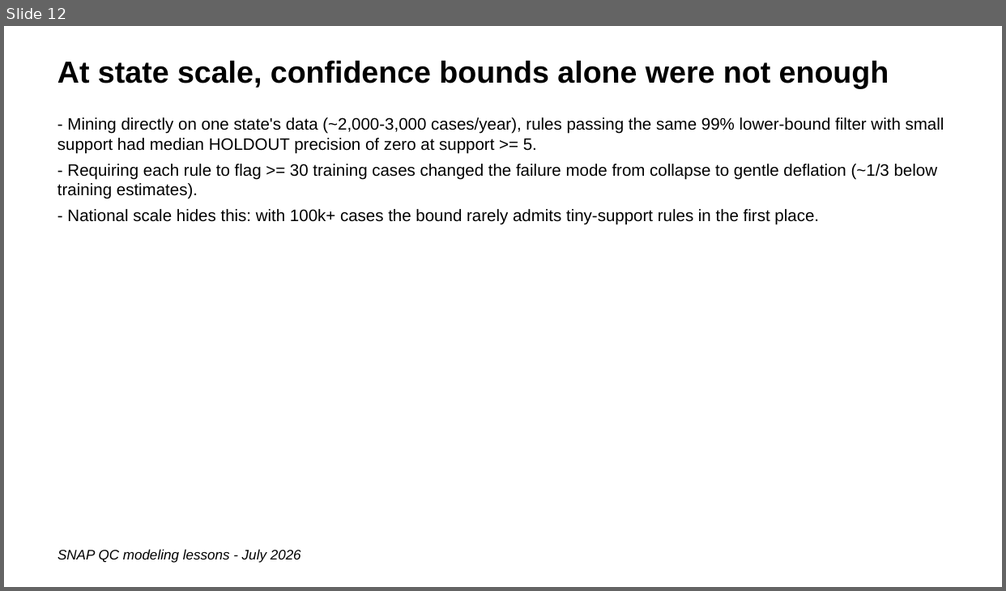
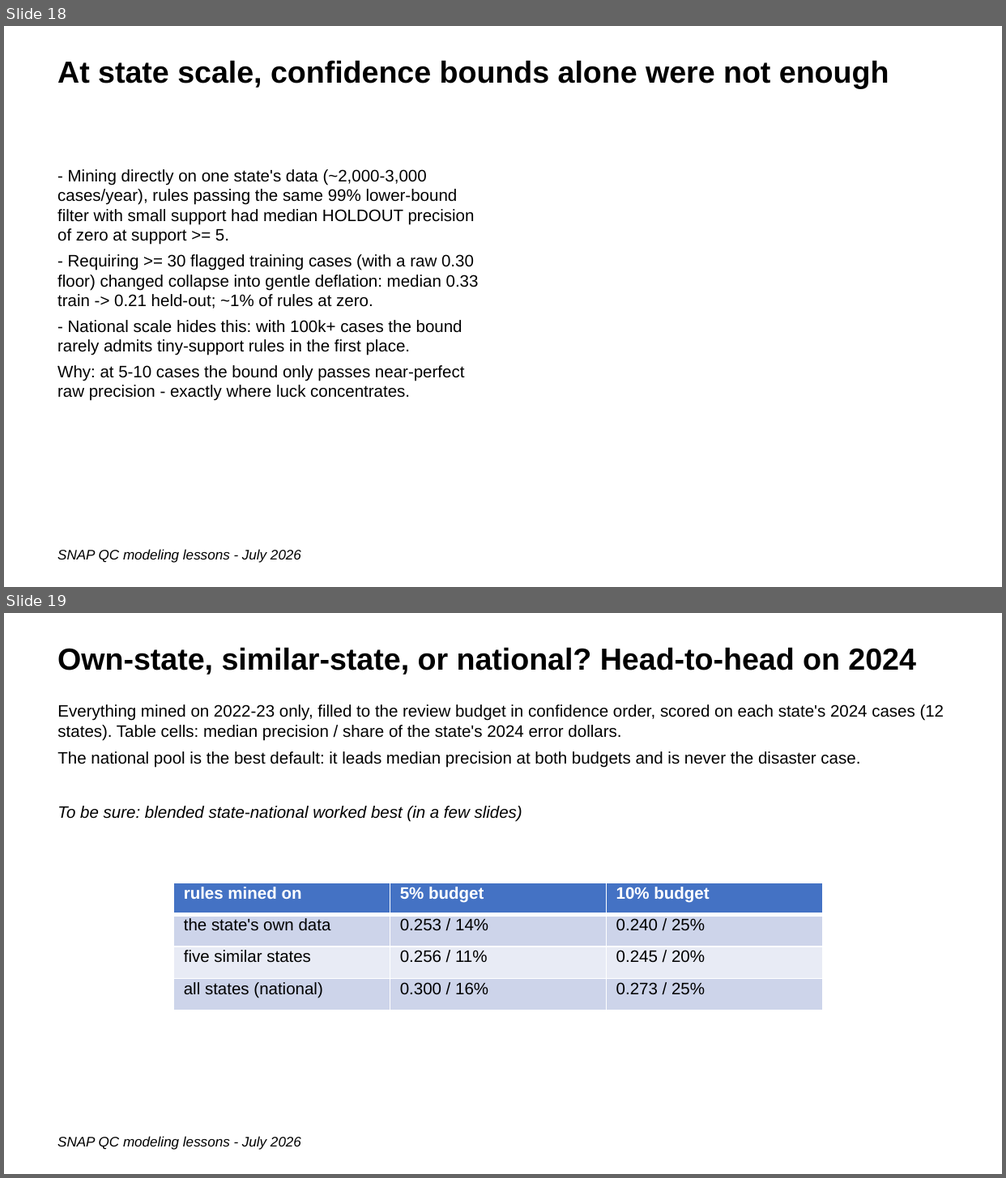
Before and after one commit to giannella/snap_qc, a slide deck: lessons_getting_more_signal_from_snap_qc_data.pptx. Shown one above the other, each under a label of ours: slide 12 before the commit, slides 18 and 19 after it. The pictures are 1006x591 and 1006x1178 pixels, drawn with LibreOffice and Linux fonts; fonts in the diff are those of the drawing. Boxes give left, top, right and bottom in pixels: in the first picture for what was removed or moved away, otherwise in the second. Text is boxed around its words. In the diff, an @@ line names an element or a change of style, - is before the commit and + after.

```diff
--- a/lessons_getting_more_signal_from_snap_qc_data.pptx
+++ b/lessons_getting_more_signal_from_snap_qc_data.pptx
@@ slide 19 added at (4, 613, 1002, 1174), background #FFFFFF @@
@@ text added at (57, 647, 916, 675), 22 pt, text #000000, bold @@
+Own-state, similar-state, or national? Head-to-head on 2024
@@ text added at (57, 705, 944, 822), 12 pt, text #000000 @@
+Everything mined on 2022-23 only, filled to the review budget in confidence order, scored on each state's 2024 cases (12 states). Table cells: median precision / share of the state's 2024 error dollars.
+The national pool is the best default: it leads median precision at both budgets and is never the disaster case.
+To be sure: blended state-national worked best (in a few slides)
@@ table added at (173, 883, 823, 1174), 4 rows, 3 columns @@
+rules mined on | 5% budget | 10% budget
+the state's own data | 0.253 / 14% | 0.240 / 25%
+five similar states | 0.256 / 11% | 0.245 / 20%
+all states (national) | 0.300 / 16% | 0.273 / 25%
@@ text added at (57, 1136, 301, 1150), 10 pt, text #000000, italic @@
+SNAP QC modeling lessons - July 2026
@@ what was slide 12 is now slide 18 @@
@@ slide 18 changed as well @@
@@ text at (57, 254, 479, 309): text changed @@
-- Requiring each rule to flag >= 30 training cases changed the failure mode from collapse to gentle deflation (~1/3 below training estimates).
+- Requiring >= 30 flagged training cases (with a raw 0.30 floor) changed collapse into gentle deflation: median 0.33 train -> 0.21 held-out; ~1% of rules at zero.
@@ text at (57, 365, 464, 401): paragraph added @@
+Why: at 5-10 cases the bound only passes near-perfect raw precision - exactly where luck concentrates.
```
Also in this commit, not shown: 11 other slides changed, 31 other slides added, 15 slides removed.
